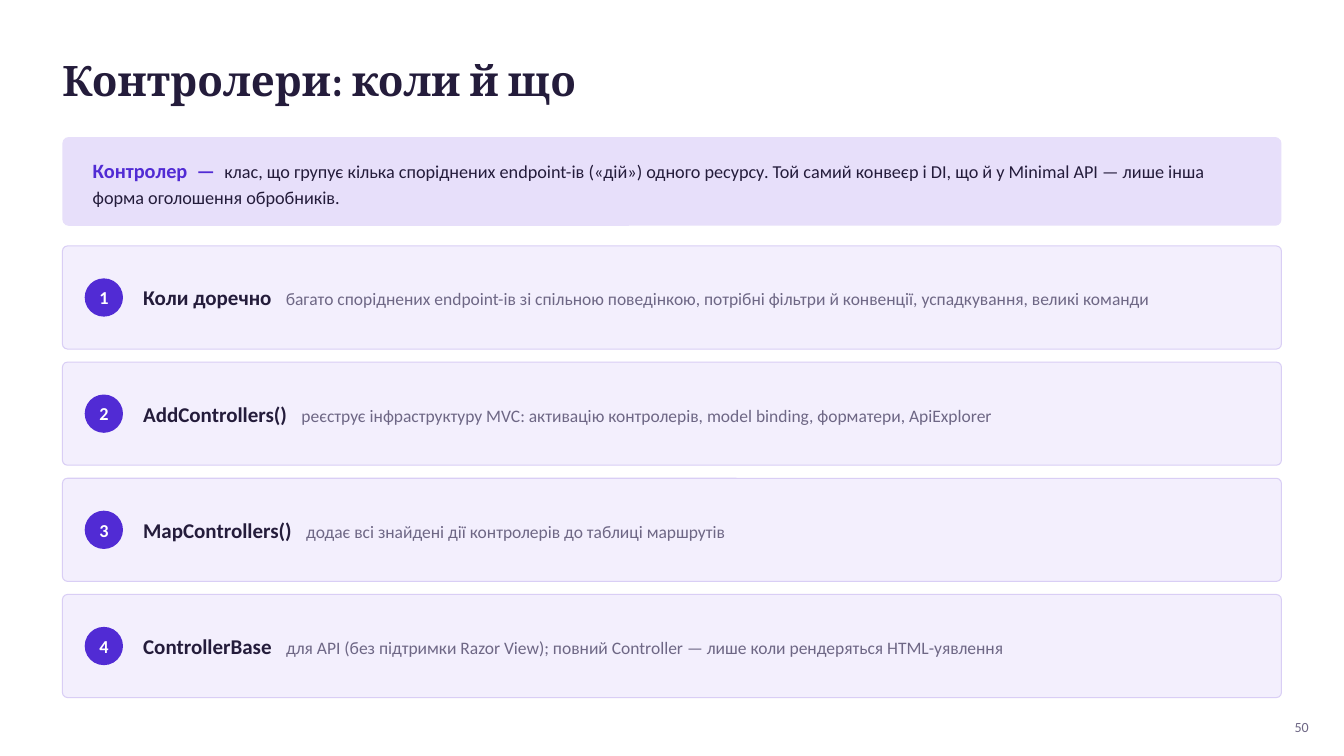
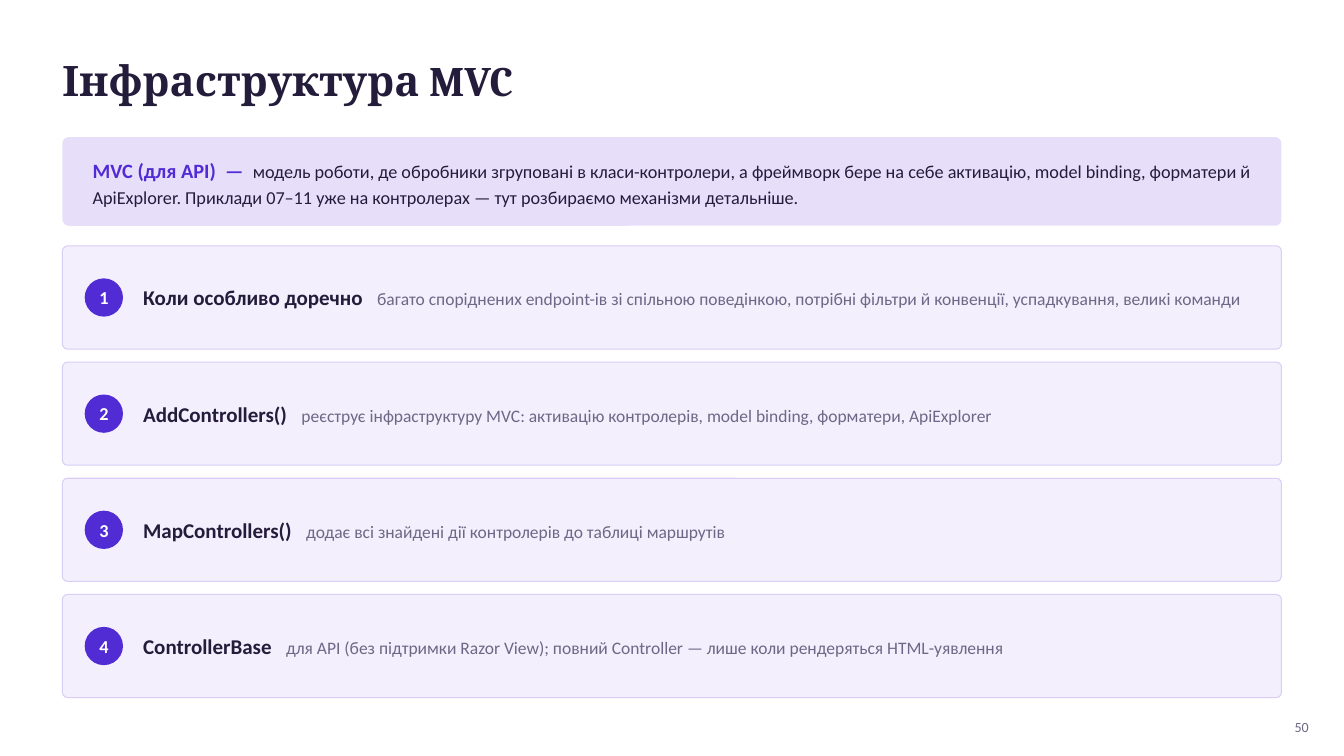
Before and after one commit to MrTomkaYurii/AspNet-Basics, a slide deck: slide 50 of docs/Основи ASP.NET Core — лекція.pptx. Drawn at 1344x756 pixels with LibreOffice and Linux fonts; fonts in the diff are those of the drawing. Boxes give left, top, right and bottom in pixels: in the first picture for what was removed or moved away, otherwise in the second. Text is boxed around its words. In the diff, an @@ line names an element or a change of style, - is before the commit and + after.

```diff
--- a/docs/Основи ASP.NET Core — лекція.pptx
+++ b/docs/Основи ASP.NET Core — лекція.pptx
@@ text at (62,64,513,106): text changed @@
-Контролери: коли й що
+Інфраструктура MVC
@@ text at (93,163,1250,207): text changed @@
-Контролер — клас, що групує кілька споріднених endpoint-ів («дій») одного ресурсу. Той самий конвеєр і DI, що й у Minimal API — лише інша форма оголошення обробників.
+MVC (для API) — модель роботи, де обробники згруповані в класи-контролери, а фреймворк бере на себе активацію, model binding, форматери й ApiExplorer. Приклади 07–11 уже на контролерах — тут розбираємо механізми детальніше.
@@ text at (143,290,1240,309): text changed @@
-Коли доречно багато споріднених endpoint-ів зі спільною поведінкою, потрібні фільтри й конвенції, успадкування, великі команди
+Коли особливо доречно багато споріднених endpoint-ів зі спільною поведінкою, потрібні фільтри й конвенції, успадкування, великі команди
```
Also in this commit, not shown: 17 other slides changed, 2 slides added, 2 slides removed, 50 other files.
